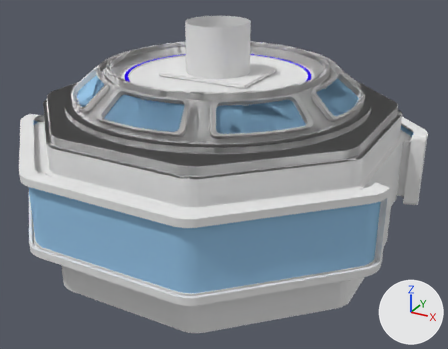
Before and after pictures for a commit that changed the Blender file Models/ONLYMODULE_Command.blend.
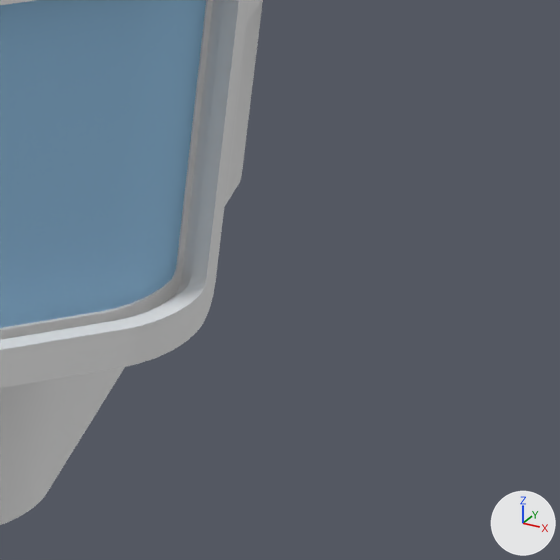
Old and new are each drawn whole from a camera (50 mm lens) standing at (5.67, -10.08, 6.33) and looking at (0.17, -0.08, 1.32) and again close up on the part from 76% to 100% of the width and 59% to 90% of the height. Arrows for +X, +Y and +Z are at lower right; the lights stay in place.

In view in the first close-up: '360Windows', 'Walls_Plain', 'Walls_Plain.002'.
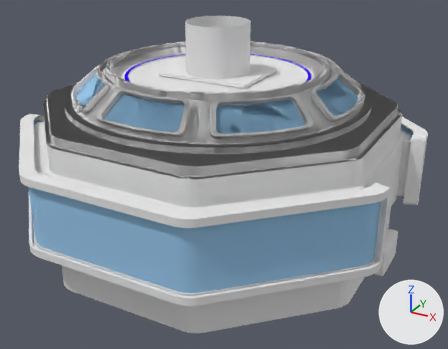
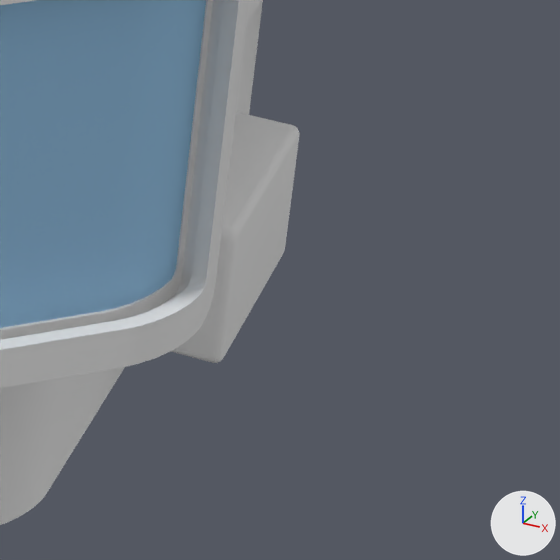
Location of each change, (x1, y1, x2, y2) in pixels of the close-ups (560 x 560 px):
'Walls_Plain.004', added
    after: (171, 112, 300, 363)

The change, as a list of edits to the scene's bpy script:
```text
Add me_cube_007:
    me_cube_007.from_pydata(...)  # 160 vertices, 151 faces; spans x 3.288..3.606, y -3.716..-2.784, z -0.452..0.163
    me_cube_007.polygons.foreach_set('use_smooth', [True] * 151)
    me_cube_007.materials.append(mat_metal)  # white #e7e7e7
Add ob_walls_plain_004:
    ob_walls_plain_004 = bpy.data.objects.new('Walls_Plain.004', me_cube_007)
    ob_walls_plain_004.location = (0.0, 3.25, 0.555)
    _m = ob_walls_plain_004.modifiers.new('EdgeSplit', 'EDGE_SPLIT')
```
